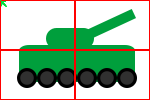
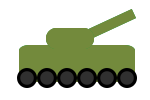
Layered file, before and after one edit (150 x 100). Changes by layer:
removed layer "Crosshair" over box(0, 0, 150, 100)
painted on "Rounded Rectangle 2" over box(46, 28, 94, 49)
painted on "Rectangle 1" over box(78, 9, 136, 43)
painted on "Rounded Rectangle 1" over box(19, 45, 135, 82)
